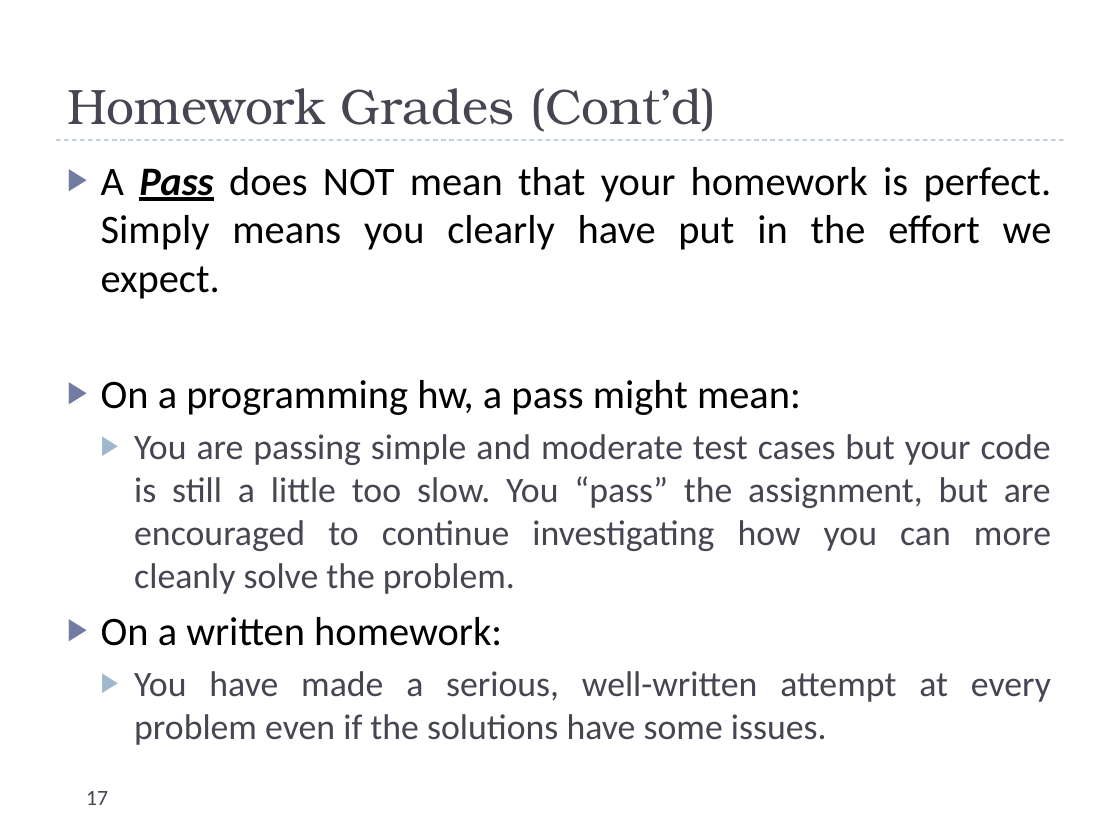
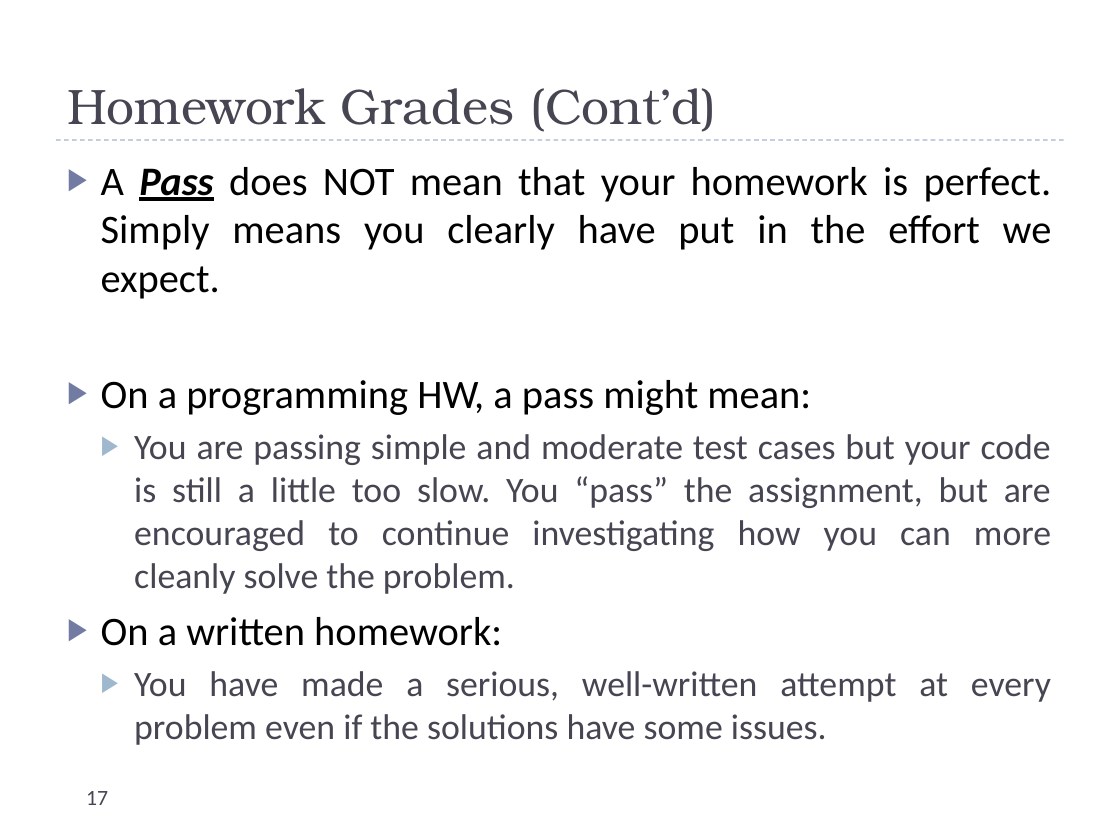
Before and after one commit to uva-cs/cs4102-f21, a slide deck: slide 17 of slides/courseintroduction.pptx. Drawn at 1120x840 pixels with LibreOffice and Linux fonts; fonts in the diff are those of the drawing. Boxes give left, top, right and bottom in pixels: in the first picture for what was removed or moved away, otherwise in the second. Text is boxed around its words. In the diff, an @@ line names an element or a change of style, - is before the commit and + after.

```diff
--- a/slides/courseintroduction.pptx
+++ b/slides/courseintroduction.pptx
@@ text at bbox=[101, 380, 811, 415]: text changed @@
-▶ On a programming hw, a pass might mean:
+▶ On a programming HW, a pass might mean:
```
Also in this commit, not shown: 5 other slides changed, 2 other files.
